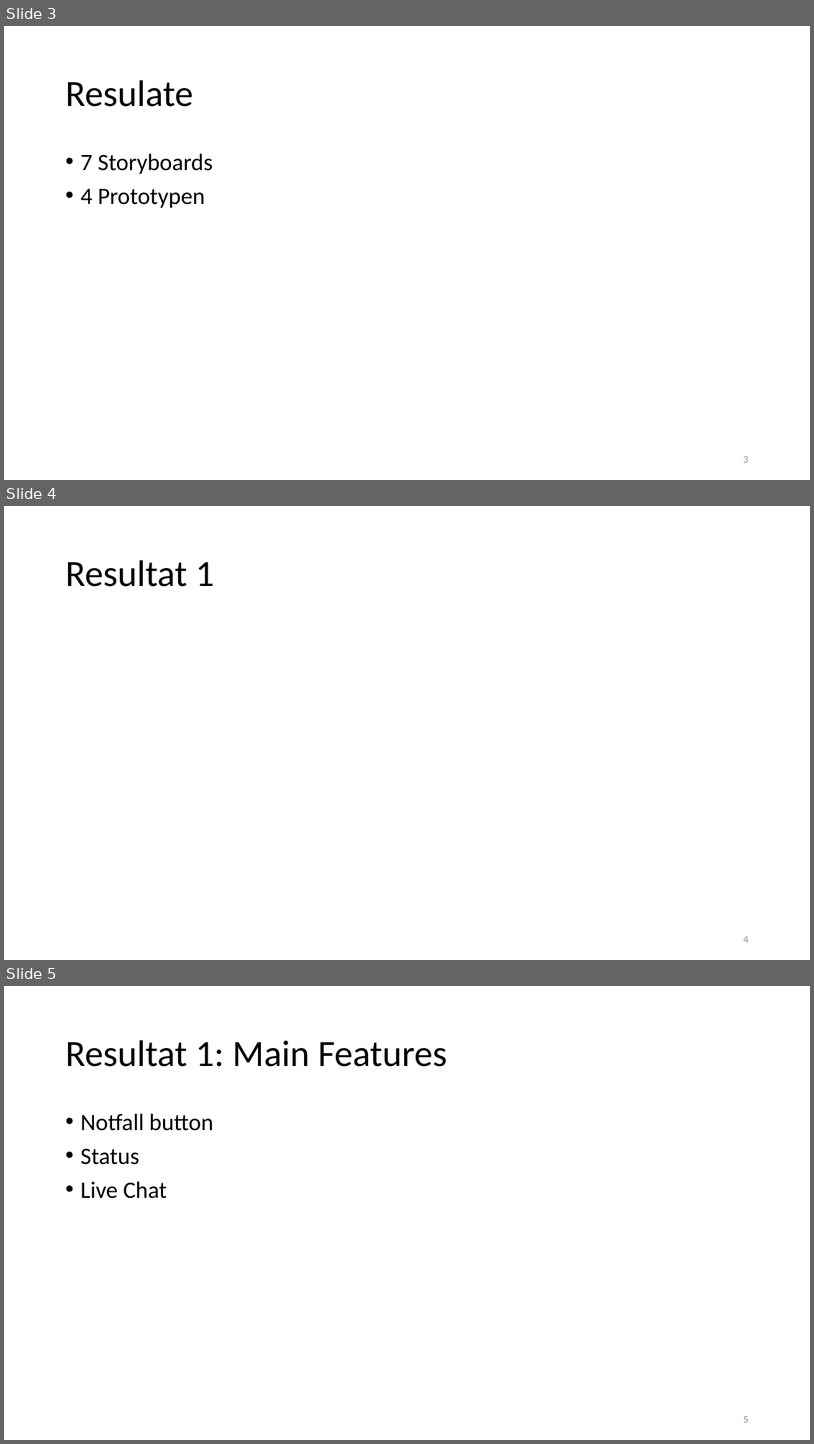
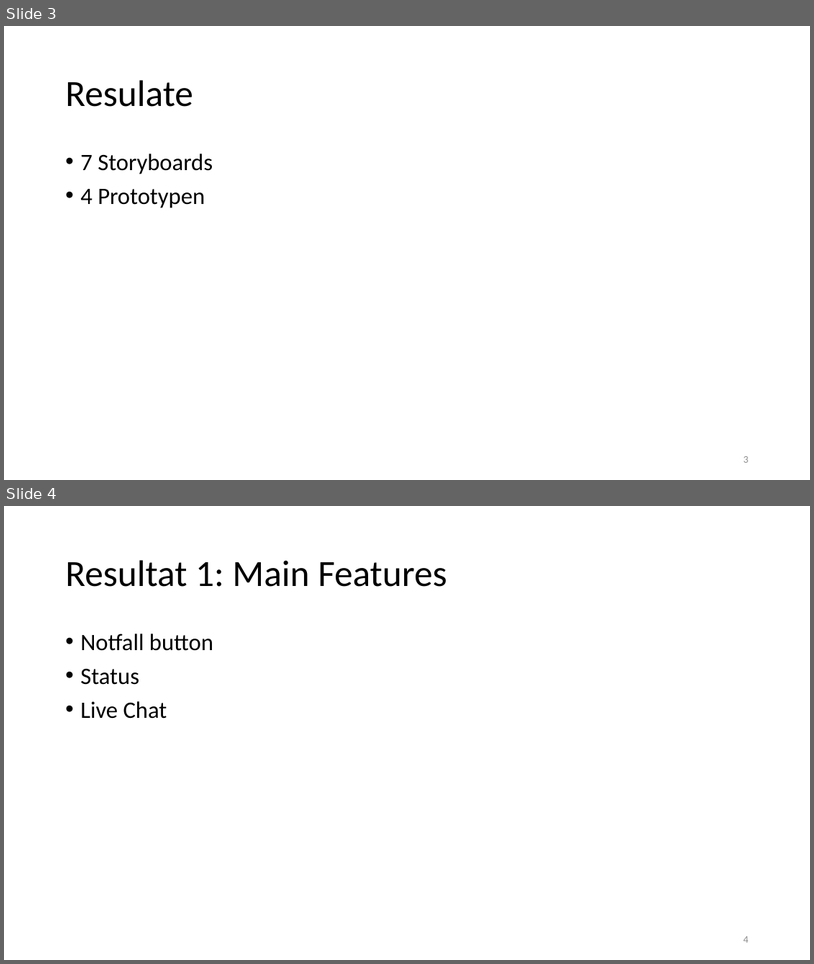
Before and after one commit to wyssp8/BTI7081-Software-Engineering-and-Design, a slide deck: src/DOC/CS01/task03/CS1_task03_Presentation.pptx. Shown one above the other, each under a label of ours: slides 3, 4 and 5 before the commit, slides 3 and 4 after it. The pictures are 814x1444 and 814x964 pixels, drawn with LibreOffice and Linux fonts; fonts in the diff are those of the drawing. Boxes give left, top, right and bottom in pixels: in the first picture for what was removed or moved away, otherwise in the second. Text is boxed around its words. In the diff, an @@ line names an element or a change of style, - is before the commit and + after.

Commit message:
Deleted one slide

```diff
--- a/src/DOC/CS01/task03/CS1_task03_Presentation.pptx
+++ b/src/DOC/CS01/task03/CS1_task03_Presentation.pptx
@@ slide 4 removed at [4,506,810,960], background #FFFFFF @@
@@ title removed at [65,560,214,587] @@
-Resultat 1
@@ page number removed at [743,936,748,942] @@
-4
@@ what was slide 5 is now slide 4 @@
@@ page number at [743,936,748,942]: text changed @@
-5
+4
```
